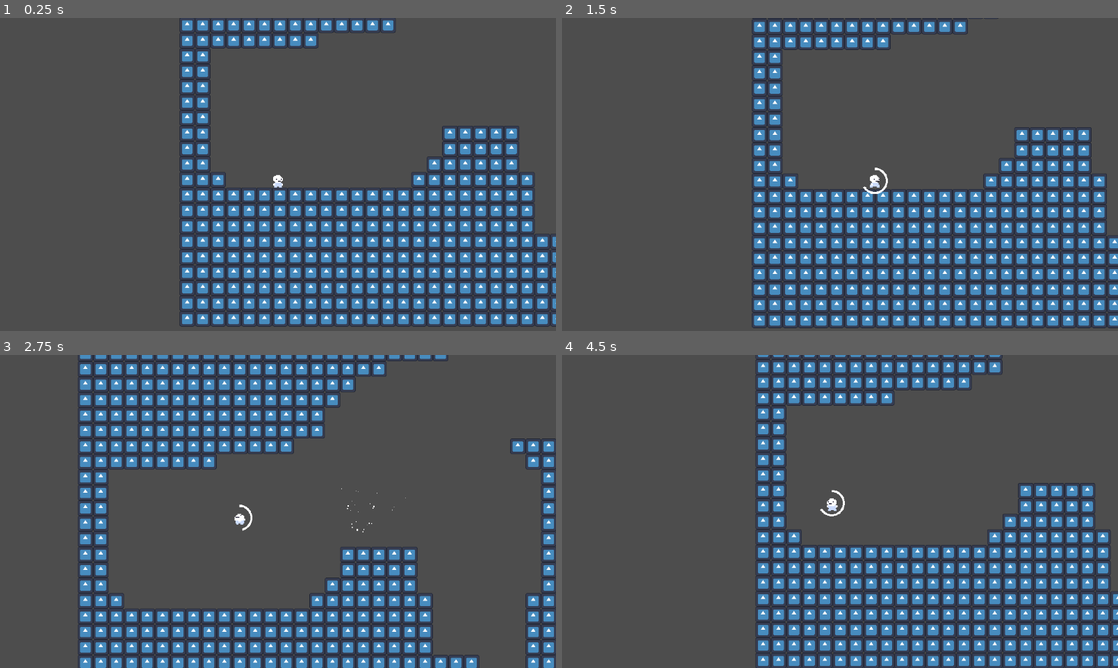
Above: before the commit, frames 1-4 (two rows, left to right).
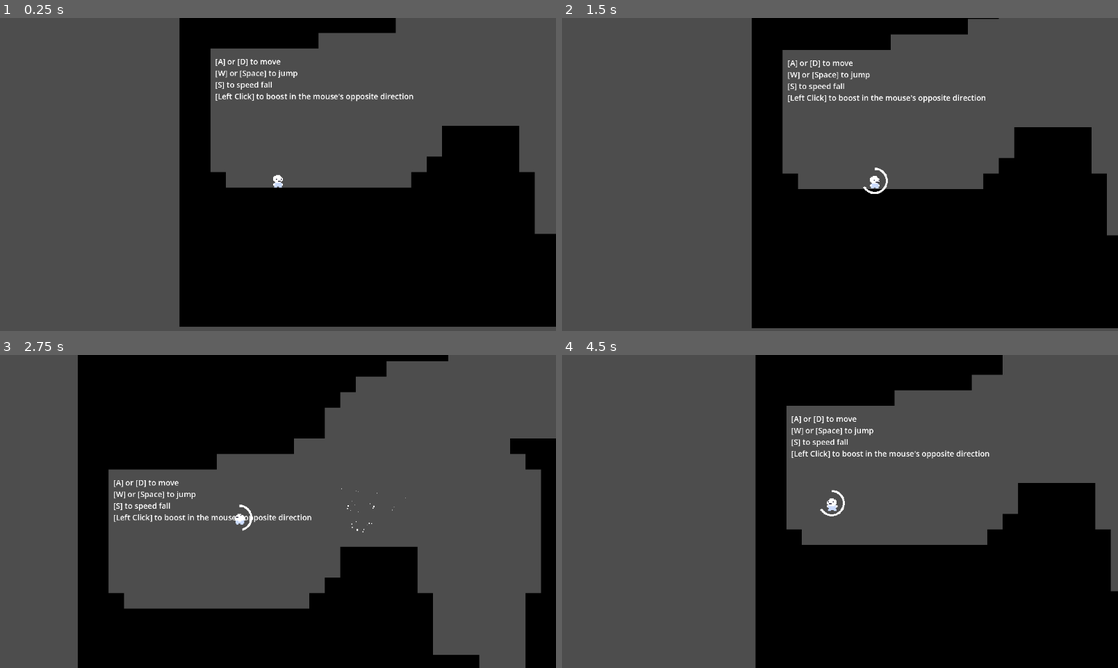
Above: after the commit, the same moments.

Repository: pxlinspace/hydrogen-bomb-vs.-coughing-baby
Game: Godot game, scene res://scenes/main.tscn
Two runs of this game, one before a commit and one after it. Both use one fixed random seed, a clock stepped at 60 frames per second and the inputs below. The engine's default icon, where the game draws it, is replaced by a stand-in: a white triangle on a blue panel in a dark square.
Inputs (mouse positions are in pixels of both pictures, inside the frame that each line leads up to):
- Up to frame 1 (0.25 s): no input
- Up to frame 2 (1.5 s): tap Enter at 0.5 s; move the mouse to (962, 158) at 0.52 s; hold Space (jump) 0.53-1.28 s; hold D (right) from 0.53 s (still down); click (962, 158) at 0.67 s; move the mouse to (728, 190) at 1.27 s; click (728, 190) at 1.35 s
- Up to frame 3 (2.75 s): tap Space (jump) at 1.52, 1.55, 1.82, 2.3 s; move the mouse to (333, 442) at 2.02 s; release D (right) at 2.03 s; hold A (left) from 2.03 s (still down); hold S (dive) from 2.03 s (still down); click (333, 442) at 2.17 s
- Up to frame 4 (4.5 s): move the mouse to (812, 574) at 2.77 s; release A (left) at 2.78 s; release S (dive) at 2.78 s; hold D (right) 2.78-4.28 s; tap Alt at 2.85 s; click (812, 574) at 2.92 s; tap Space (jump) at 3.02, 3.05, 3.32, 4.35 s; move the mouse to (1006, 558) at 3.52 s; hold Space (jump) 3.53-4.28 s; tap Shift at 3.6 s; click (1006, 558) at 3.67 s; move the mouse to (673, 464) at 4.27 s; hold A (left) from 4.28 s (still down); click (673, 464) at 4.42 s

The runs differ from the first frame. In frame 1, 39% of the frame differs, in the area x 32-100%, y 0-99%; in frame 2, 39%; in frame 3, 38%; in frame 4, 38%.

Commit message:
changed temp tileset + added notes for playtest

Diff:
--- a/scenes/main.tscn
+++ b/scenes/main.tscn
@@ -1,16 +1,14 @@
 [gd_scene format=4 uid="uid://bt3g1ii8k4f32"]
 
 [ext_resource type="PackedScene" uid="uid://c0j2yyxp24gy2" path="res://scenes/player/player.tscn" id="1_0wfyh"]
-[ext_resource type="Texture2D" uid="uid://dr6pynr31dqx1" path="res://icon.svg" id="2_sugp2"]
+[ext_resource type="Texture2D" uid="uid://drrt8agh8jgxe" path="res://assets/images/tileset_temp.png" id="2_0wfyh"]
 
 [sub_resource type="TileSetAtlasSource" id="TileSetAtlasSource_vtm10"]
-texture = ExtResource("2_sugp2")
-texture_region_size = Vector2i(128, 128)
+texture = ExtResource("2_0wfyh")
 0:0/0 = 0
-0:0/0/physics_layer_0/polygon_0/points = PackedVector2Array(-64, -64, 64, -64, 64, 64, -64, 64)
+0:0/0/physics_layer_0/polygon_0/points = PackedVector2Array(-8, -8, 8, -8, 8, 8, -8, 8)
 
 [sub_resource type="TileSet" id="TileSet_a0f05"]
-tile_size = Vector2i(128, 128)
 physics_layer_0/collision_layer = 1
 sources/0 = SubResource("TileSetAtlasSource_vtm10")
 
@@ -27,6 +25,33 @@
 
 [node name="TileMapLayer" type="TileMapLayer" parent="Stage" unique_id=2003295303]
 position = Vector2(-1, 0)
-scale = Vector2(0.125, 0.125)
 tile_map_data = PackedByteArray("AAAAABMAAAAAAAAAAAAAABQAAAAAAAAAAAAAABUAAAAAAAAAAAABABMAAAAAAAAAAAABABQAAAAAAAAAAAABAB …(27744 unchanged characters)…
 tile_set = SubResource("TileSet_a0f05")
+
+[node name="Label2" type="Label" parent="Stage" unique_id=2137399179]
+offset_left = -23.0
+offset_top = -1037.0
+offset_right = 813.0
+offset_bottom = -656.0
+scale = Vector2(0.25, 0.25)
+theme_override_font_sizes/font_size = 32
+text = "That's it for now! Please offer feedback
+on the game, especially regarding:
+- how easy it was to learn the controls
+- how intuitive & fun the controls feel
+- the difficulty of the map, was it fun or not
+This game is meant to be replayed a lot, so feel free to
+fall back to the bottom to replay again and see if you
+could finish it quicker! "
+
+[node name="Label" type="Label" parent="Stage" unique_id=1925008524]
+offset_left = 4.0
+offset_top = 72.0
+offset_right = 44.0
+offset_bottom = 95.0
+scale = Vector2(0.25, 0.25)
+theme_override_font_sizes/font_size = 32
+text = "[A] or [D] to move
+[W] or [Space] to jump
+[S] to speed fall
+[Left Click] to boost in the mouse's opposite direction"
--- a/scenes/player/cougher.gd
+++ b/scenes/player/cougher.gd
@@ -54,8 +54,10 @@
 	width_tween.tween_callback(func() -> void:
 		_charged_ring_radius = 0
 		_is_tweening = false
+		queue_redraw()
 	)
 
 
 func _draw() -> void:
-	draw_circle(Vector2.ZERO, _charged_ring_radius, Color.WHITE, false, _charged_ring_width)
+	if _is_tweening:
+		draw_circle(Vector2.ZERO, _charged_ring_radius, Color.WHITE, false, _charged_ring_width)
--- a/scenes/player/player.gd
+++ b/scenes/player/player.gd
@@ -32,7 +32,7 @@
 	elif is_on_wall_only():
 		sprite.play("wall")
 	else:
-		sprite.play("jump_rise" if velocity.y > 0 else "jump_fall")
+		sprite.play("jump_fall" if velocity.y > 0 else "jump_rise")
 
 
 func _process_movement(delta: float) -> void:
--- a/scenes/player/player.tscn
+++ b/scenes/player/player.tscn
@@ -130,30 +130,30 @@
 "frames": [{
 "duration": 1.0,
 "texture": SubResource("AtlasTexture_gx1jg")
+}, {
+"duration": 1.0,
+"texture": SubResource("AtlasTexture_ugbui")
+}, {
+"duration": 1.0,
+"texture": SubResource("AtlasTexture_fcs02")
+}, {
+"duration": 1.0,
+"texture": SubResource("AtlasTexture_myrg7")
 }],
 "loop": true,
 "name": &"jump_fall",
+"speed": 24.0
+}, {
+"frames": [{
+"duration": 1.0,
+"texture": SubResource("AtlasTexture_gx1jg")
+}],
+"loop": true,
+"name": &"jump_rise",
 "speed": 5.0
 }, {
 "frames": [{
 "duration": 1.0,
-"texture": SubResource("AtlasTexture_gx1jg")
-}, {
-"duration": 1.0,
-"texture": SubResource("AtlasTexture_ugbui")
-}, {
-"duration": 1.0,
-"texture": SubResource("AtlasTexture_fcs02")
-}, {
-"duration": 1.0,
-"texture": SubResource("AtlasTexture_myrg7")
-}],
-"loop": true,
-"name": &"jump_rise",
-"speed": 24.0
-}, {
-"frames": [{
-"duration": 1.0,
 "texture": SubResource("AtlasTexture_kvlxm")
 }, {
 "duration": 1.0,
@@ -173,7 +173,7 @@
 }],
 "loop": true,
 "name": &"walk",
-"speed": 10.0
+"speed": 18.0
 }, {
 "frames": [{
 "duration": 1.0,
@@ -224,6 +224,6 @@
 
 [node name="AnimatedSprite2D" type="AnimatedSprite2D" parent="." unique_id=931994068]
 sprite_frames = SubResource("SpriteFrames_5gtgg")
-animation = &"jump_fall"
+animation = &"walk"
 
 [connection signal="timeout" from="Cougher/PauseTimer" to="Cougher" method="_on_pause_timer_timeout"]
Binary file added: assets/images/tileset_temp.png
Not shown, added: assets/images/tileset_temp.png.import
